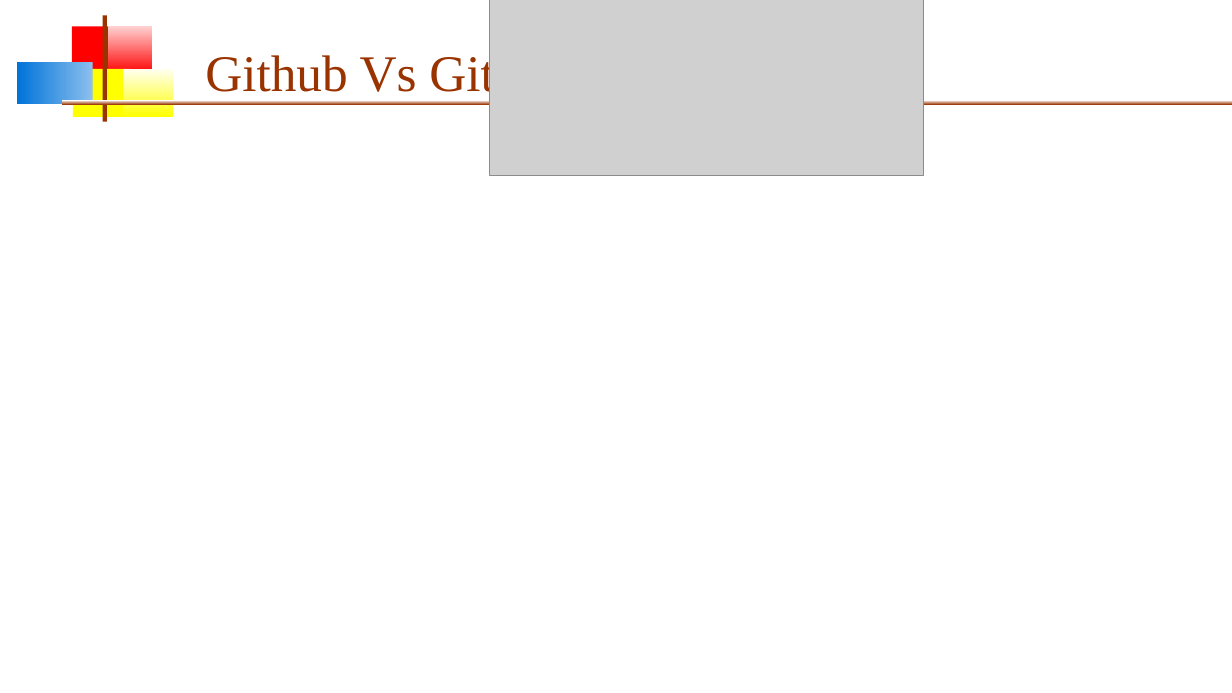
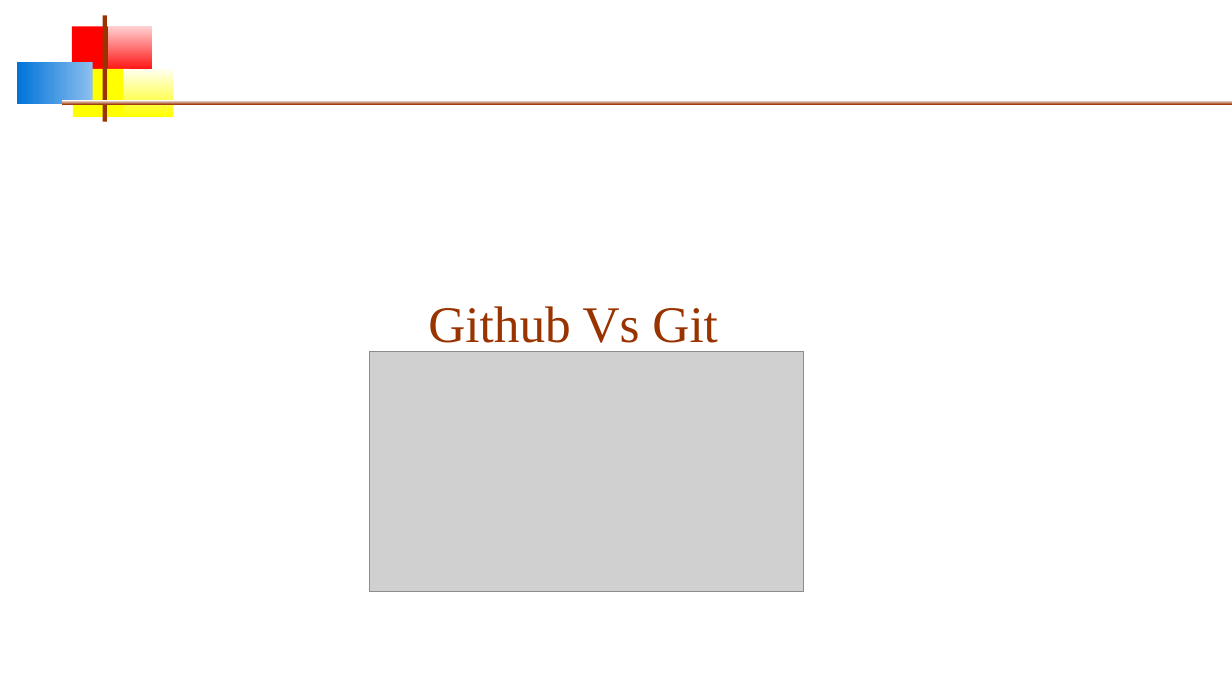
Before and after one commit to Ramprasade10/VersionControlSystem_NSOC, a slide deck: slide 18 of VersionControlSystem.odp (slide 19 before the commit). Drawn at 1232x693 pixels with LibreOffice and Linux fonts; fonts in the diff are those of the drawing; grey boxes stand for pictures. Boxes give left, top, right and bottom in pixels: in the first picture for what was removed or moved away, otherwise in the second. Text is boxed around its words. In the diff, an @@ line names an element or a change of style, - is before the commit and + after.

```diff
--- a/VersionControlSystem.odp
+++ b/VersionControlSystem.odp
@@ text "Github Vs Git" rewrapped from (205, 51, 494, 102) to (428, 306, 717, 353) @@
@@ picture: place and size @@
-picture at (490, 0, 924, 176)
+picture at (370, 351, 804, 592)
```
Also in this commit, not shown: 5 other slides changed, 1 slide added, 2 slides removed, 1 other file.
